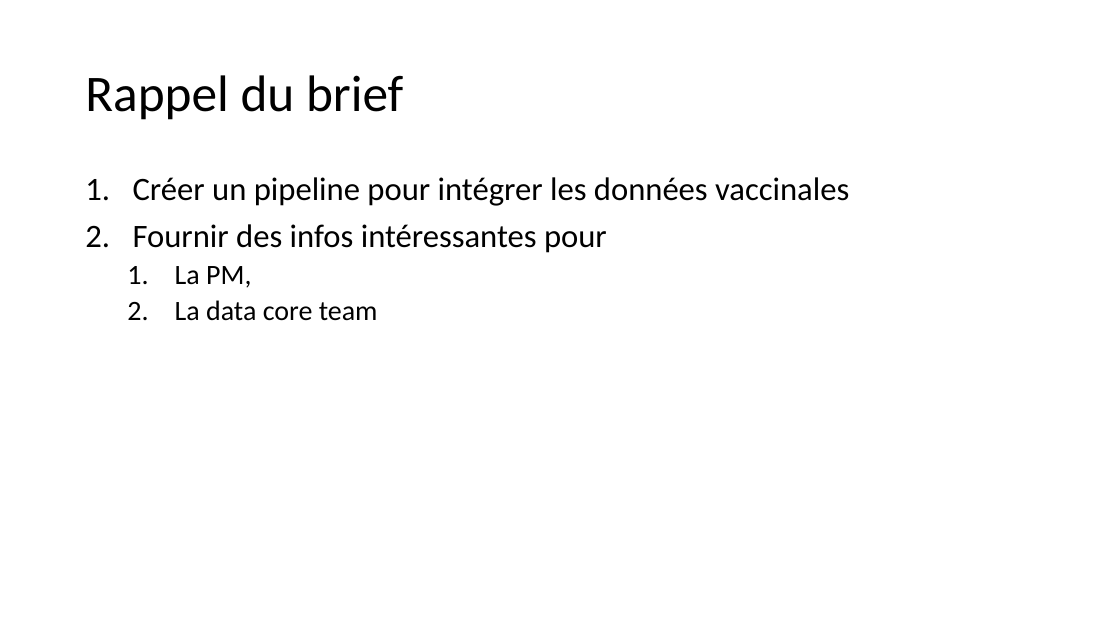
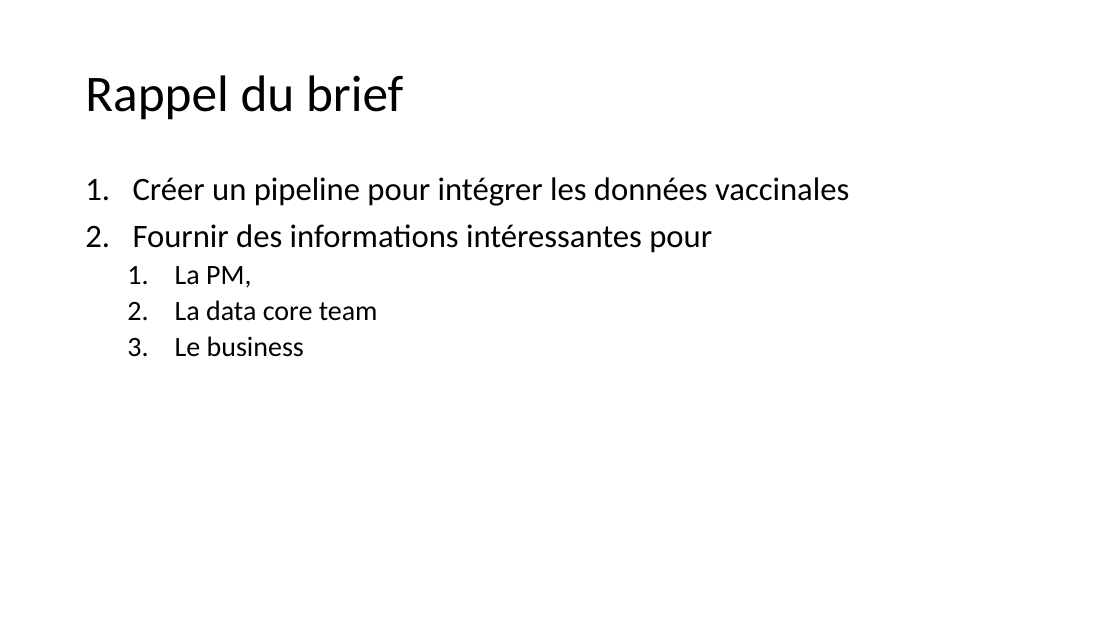
Before and after one commit to antoinersw/data-pipeline, a slide deck: slide 3 of présentation.pptx. Drawn at 1120x630 pixels with LibreOffice and Linux fonts; fonts in the diff are those of the drawing. Boxes give left, top, right and bottom in pixels: in the first picture for what was removed or moved away, otherwise in the second. Text is boxed around its words. In the diff, an @@ line names an element or a change of style, - is before the commit and + after.

```diff
--- a/présentation.pptx
+++ b/présentation.pptx
@@ text at box(133, 224, 712, 253): text changed @@
-2. Fournir des infos intéressantes pour
+2. Fournir des informations intéressantes pour
@@ text at box(175, 336, 304, 357): paragraph added @@
+  3. Le business
```
Also in this commit, not shown: 5 other slides changed, 8 slides added, 2 slides removed, 2 other files.
